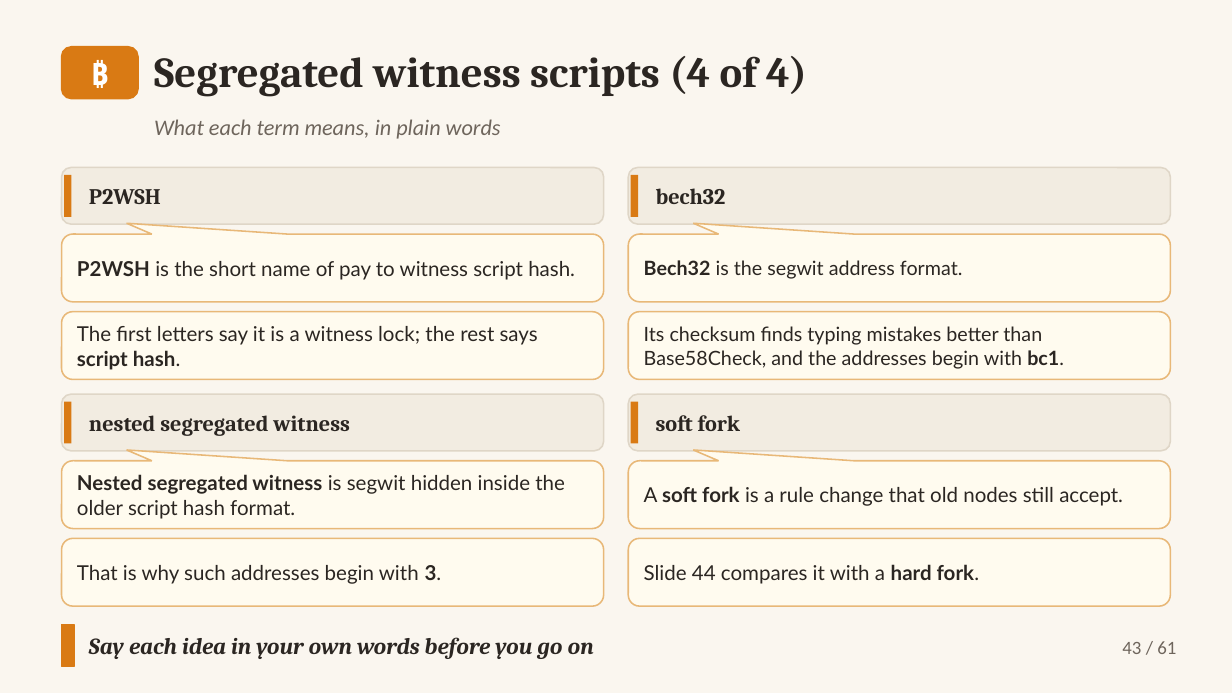
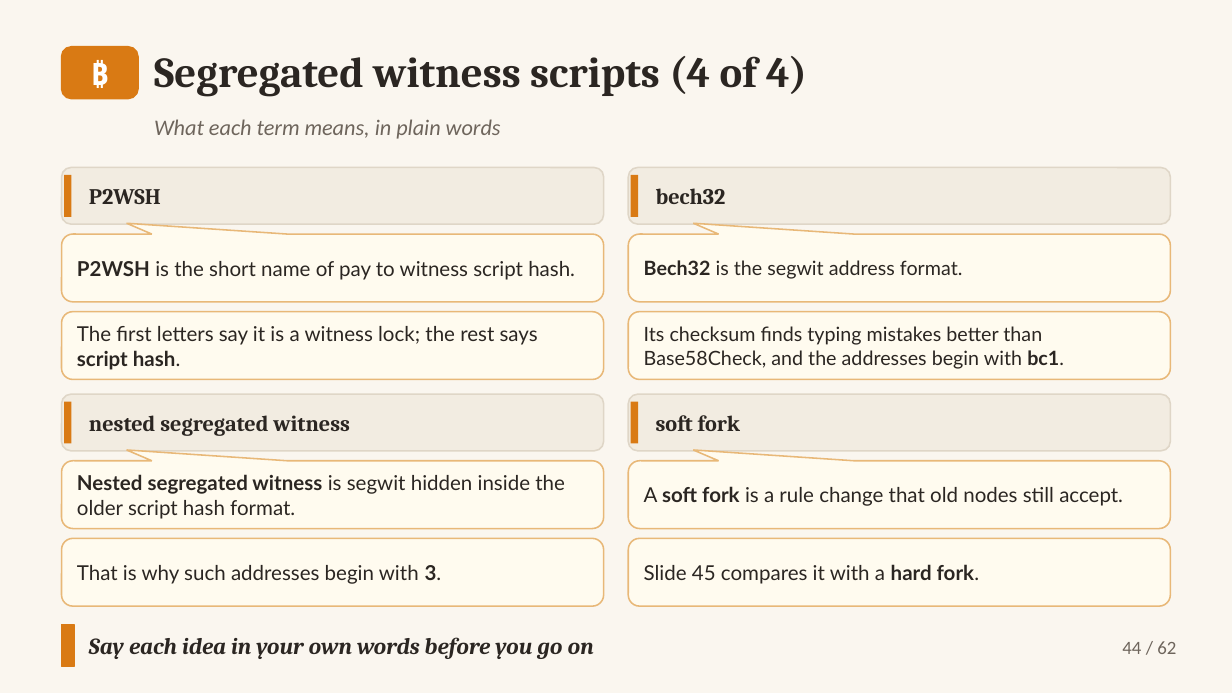
Before and after one commit to altunelyusuf/SEN0401, a slide deck: slide 44 of 03-materials/ch07/SEN0401_Ch07_AuthorizationAuthentication_3e_v2_6_0.pptx (slide 43 before the commit). Drawn at 1232x693 pixels with LibreOffice and Linux fonts; fonts in the diff are those of the drawing. Boxes give left, top, right and bottom in pixels: in the first picture for what was removed or moved away, otherwise in the second. Text is boxed around its words. In the diff, an @@ line names an element or a change of style, - is before the commit and + after.

```diff
--- a/03-materials/ch07/SEN0401_Ch07_AuthorizationAuthentication_3e_v2_6_0.pptx
+++ b/03-materials/ch07/SEN0401_Ch07_AuthorizationAuthentication_3e_v2_6_0.pptx
@@ text in rounded rectangle at [644,564,979,584]: text changed @@
-Slide 44 compares it with a hard fork.
+Slide 45 compares it with a hard fork.
@@ text at [1122,641,1176,654]: text changed @@
-43 / 61
+44 / 62
```
Also in this commit, not shown: 60 other slides changed, 1 slide added, 8 other files.
